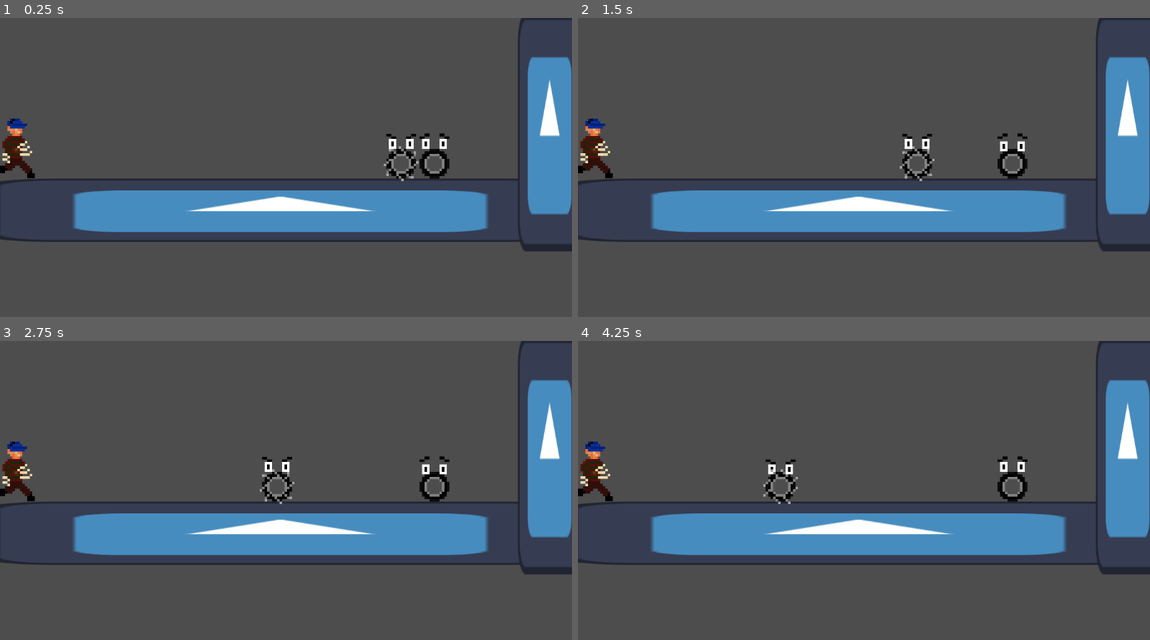
Above: before the commit, frames 1-4 (two rows, left to right).
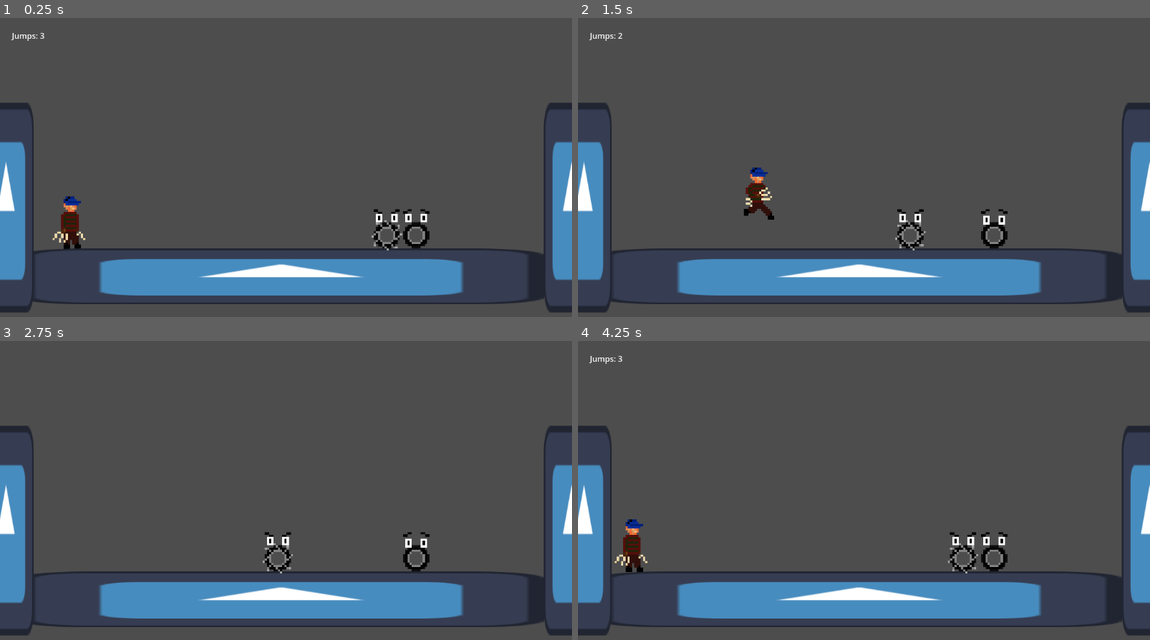
Above: after the commit, the same moments.

Repository: SamolasGit/GameJam
Game: Godot game, scene res://Scenes/Fase1.tscn
The game is run twice, just before and just after one commit, with the same random seed, the same clock (stepped at 60 frames per second) and the same inputs. The engine's default icon, where the game draws it, is replaced by a stand-in: a white triangle on a blue panel in a dark square.
Inputs:
- Up to frame 1 (0.25 s): no input
- Up to frame 2 (1.5 s): tap Space (Jump) at 0.6, 0.77, 1.07, 1.35 s
- Up to frame 3 (2.75 s): tap Space (Jump) at 1.52, 1.82, 2.1 s
- Up to frame 4 (4.25 s): tap Space (Jump) at 2.85, 3.02, 3.32, 3.6, 3.77, 4.07 s; tap R (restart_game, bound only after the commit) at 4.15 s

The runs differ from the first frame. In frame 1, 30% of the frame differs, in the area x 0-100%, y 0-99%; in frame 2, 30%; in frame 3, 30%; in frame 4, 30%.
Error before the commit: Parse Error: Identifier "EventBus" not declared in the current scope. (res://Scripts/Player.gd:13)

Commit message:
Mudanças no Sistema de arquivos, interface e mudanças em alguns scripts
Criada a interface do jogador, onde mostra os pulos
Organização dos arquivos
e algumas correções em alguns scripts

Diff:
--- a/Freddy/Scenes/Fase1.tscn
+++ b/Freddy/Scenes/Fase1.tscn
@@ -1,55 +1,57 @@
-[gd_scene load_steps=6 format=3 uid="uid://1jxl0xse20xd"]
+[gd_scene load_steps=7 format=3 uid="uid://1jxl0xse20xd"]
 
-[ext_resource type="PackedScene" uid="uid://y07evr6e4yfu" path="res://Scenes/Player.tscn" id="1_5f47c"]
-[ext_resource type="PackedScene" uid="uid://dbneco8wu7pen" path="res://Scenes/Pneu1.tscn" id="2_efxfq"]
-[ext_resource type="PackedScene" uid="uid://ssawnodud577" path="res://Scenes/PneuSpike.tscn" id="3_vby2f"]
+[ext_resource type="PackedScene" uid="uid://y07evr6e4yfu" path="res://actors/player/player.tscn" id="1_5f47c"]
+[ext_resource type="Script" path="res://Scenes/scene.gd" id="1_qxll3"]
+[ext_resource type="PackedScene" uid="uid://dbneco8wu7pen" path="res://actors/pneu/pneu.tscn" id="2_efxfq"]
+[ext_resource type="PackedScene" uid="uid://ssawnodud577" path="res://actors/pneu/pneu_spike/PneuSpike.tscn" id="3_vby2f"]
 [ext_resource type="Texture2D" uid="uid://b2njjcq8ecv40" path="res://Sprites/icon.svg" id="4_6tdug"]
 
 [sub_resource type="RectangleShape2D" id="RectangleShape2D_ikti2"]
 size = Vector2(1154, 20)
 
 [node name="World" type="Node2D"]
+script = ExtResource("1_qxll3")
 
 [node name="Camera2D" type="Camera2D" parent="."]
+position = Vector2(0, -161)
+zoom = Vector2(0.877, 0.877)
 
-[node name="CharacterBody2D" parent="." instance=ExtResource("1_5f47c")]
+[node name="player" parent="." instance=ExtResource("1_5f47c")]
 position = Vector2(-541, -81)
 scale = Vector2(5, 5)
 
-[node name="StaticBody2D" type="StaticBody2D" parent="."]
+[node name="ground" type="StaticBody2D" parent="."]
 
-[node name="CollisionShape2D" type="CollisionShape2D" parent="StaticBody2D"]
-position = Vector2(0, 10)
-shape = SubResource("RectangleShape2D_ikti2")
-
-[node name="StaticBody2D2" type="StaticBody2D" parent="."]
-
-[node name="CollisionShape2D" type="CollisionShape2D" parent="StaticBody2D2"]
-position = Vector2(478, 28)
-rotation = 1.5708
-shape = SubResource("RectangleShape2D_ikti2")
-
-[node name="CollisionShape2D2" type="CollisionShape2D" parent="StaticBody2D2"]
-position = Vector2(-590, 10)
-rotation = 1.5708
-shape = SubResource("RectangleShape2D_ikti2")
-
-[node name="Tileset" type="Node2D" parent="."]
-
-[node name="Icon" type="Sprite2D" parent="Tileset"]
+[node name="Icon" type="Sprite2D" parent="ground"]
 position = Vector2(-11, 64)
 scale = Vector2(9.4375, 1)
 texture = ExtResource("4_6tdug")
 
-[node name="Icon2" type="Sprite2D" parent="Tileset"]
-position = Vector2(531, -94)
+[node name="CollisionShape2D" type="CollisionShape2D" parent="ground"]
+position = Vector2(0, 10)
+shape = SubResource("RectangleShape2D_ikti2")
+
+[node name="walls" type="StaticBody2D" parent="."]
+
+[node name="Icon2" type="Sprite2D" parent="walls"]
+position = Vector2(656, -94)
 scale = Vector2(1, 3.76563)
 texture = ExtResource("4_6tdug")
 
-[node name="Icon3" type="Sprite2D" parent="Tileset"]
+[node name="Icon3" type="Sprite2D" parent="walls"]
 position = Vector2(-643, -94)
 scale = Vector2(1, 3.76563)
 texture = ExtResource("4_6tdug")
+
+[node name="CollisionShape2D" type="CollisionShape2D" parent="walls"]
+position = Vector2(593, 28)
+rotation = 1.5708
+shape = SubResource("RectangleShape2D_ikti2")
+
+[node name="CollisionShape2D2" type="CollisionShape2D" parent="walls"]
+position = Vector2(-590, 10)
+rotation = 1.5708
+shape = SubResource("RectangleShape2D_ikti2")
 
 [node name="Inimigo" type="Node2D" parent="."]
 
--- a/Freddy/Scenes/Pneu1.gd
+++ /dev/null
@@ -1,7 +0,0 @@
-extends AnimatedSprite2D
-
-
-func die():
-	play("Death")
-func _on_animation_finished():
-	queue_free()
--- /dev/null
+++ b/Freddy/Scenes/scene.gd
@@ -0,0 +1,5 @@
+extends Node2D
+
+func _unhandled_input(event: InputEvent) -> void:
+	if event.is_action_pressed("restart_game"):
+		get_tree().reload_current_scene()
--- a/Freddy/Scripts/Player.gd
+++ /dev/null
@@ -1,38 +0,0 @@
-extends CharacterBody2D
-
-@export var JumpCount = 3
-@export var Speed = 200
-@export var JumpVelocity = -500.0
-var dir = 1
-var gravity = 980
-@onready var Animator: AnimatedSprite2D = $AnimatedSprite2D
-
-signal pneu_furado
-
-func _ready() -> void:
-	pneu_furado.connect(EventBus.checar_pneus)
-
-func _physics_process(delta):
-	if is_on_wall():
-		dir *= -1
-		Animator.flip_h = !Animator.flip_h
-	velocity.x = dir * Speed
-	if is_on_floor():
-		Animator.play("Walk")
-		_jump()
-	else:
-		velocity.y += gravity * delta
-		Animator.play("Jump")
-	move_and_slide()
-
-func _jump():
-	if JumpCount == 0 or not Input.is_action_just_pressed("Jump"): return
-	velocity.y += JumpVelocity
-	JumpCount -= 1
-
-func _on_area_2d_body_entered(body):
-	if body.is_in_group("Killable"):
-		body.queue_free()
-		pneu_furado.emit()
-	elif body.is_in_group("Spike"):
-		queue_free()
--- a/Freddy/Scripts/PneuSpike.gd
+++ /dev/null
@@ -1,14 +0,0 @@
-extends CharacterBody2D
-
-const SPEED = 100
-const JUMP_VELOCITY = -400.0
-var gravity = 980
-var dir = 1
-
-func _physics_process(delta):
-	if is_on_wall():
-		dir *= -1
-	velocity.x = dir * SPEED
-	if !is_on_floor():
-		velocity.y += gravity * delta
-	move_and_slide()
--- a/Freddy/Scripts/Porta.gd
+++ /dev/null
@@ -1,12 +0,0 @@
-extends StaticBody2D
-@onready var _collision: CollisionShape2D = $CollisionShape2D
-@onready var _sprite: Sprite2D = $Sprite2D
-
-func _ready() -> void:
-	EventBus.sem_pneus.connect(_abrir)
-
-func _abrir():
-	#Desativa a colisão
-	_collision.disabled = true
-	#Enquanto não há um sprite da porta aberta, muda apenas a escala dela
-	_sprite.scale.x = 0.383
--- a/Freddy/Player/Scripts/Player.gd
+++ b/Freddy/actors/player/player.gd
@@ -1,4 +1,5 @@
 extends CharacterBody2D
+class_name Player
 
 var JumpCount = 3
 const SPEED = 200
@@ -6,6 +7,11 @@
 var dir = 1
 var gravity = 980
 @onready var Animator = $AnimatedSprite2D
+
+signal pulou
+
+func _ready() -> void:
+	pulou.emit()
 
 func _physics_process(delta):
 	if is_on_wall():
@@ -17,16 +23,14 @@
 		Animator.play("Jump")
 	else:
 		Animator.play("Walk")
-	if is_on_floor() and Input.is_action_just_pressed("Jump") and JumpCount > 0:
-		velocity.y += JUMP_VELOCITY
-		JumpCount -= 1
+		if Input.is_action_just_pressed("Jump") and JumpCount > 0:
+			velocity.y += JUMP_VELOCITY
+			JumpCount -= 1
+			pulou.emit()
 	move_and_slide()
-
-
 
 func _on_area_2d_body_entered(body):
 	if body.is_in_group("Killable"):
-		body.get_parent().die()
-
+		body.die()
 	elif body.is_in_group("Spike"):
 		queue_free()
--- a/Freddy/Player/Player.tscn
+++ b/Freddy/actors/player/player.tscn
@@ -1,7 +1,8 @@
-[gd_scene load_steps=9 format=3 uid="uid://y07evr6e4yfu"]
+[gd_scene load_steps=10 format=3 uid="uid://y07evr6e4yfu"]
 
-[ext_resource type="Script" path="res://Scripts/Player.gd" id="1_6rv22"]
-[ext_resource type="Texture2D" uid="uid://cg3dojvw3vfgy" path="res://Sprites/FreddyWalk.png" id="2_fe11o"]
+[ext_resource type="Script" path="res://actors/player/player.gd" id="1_2wacs"]
+[ext_resource type="Texture2D" uid="uid://cg3dojvw3vfgy" path="res://actors/player/FreddyWalk.png" id="2_fe11o"]
+[ext_resource type="Script" path="res://actors/player/player_ui.gd" id="3_64g4g"]
 
 [sub_resource type="AtlasTexture" id="AtlasTexture_sgaco"]
 atlas = ExtResource("2_fe11o")
@@ -49,8 +50,8 @@
 [sub_resource type="RectangleShape2D" id="RectangleShape2D_w2306"]
 size = Vector2(14, 24)
 
-[node name="CharacterBody2D" type="CharacterBody2D" groups=["Player"]]
-script = ExtResource("1_6rv22")
+[node name="player" type="CharacterBody2D" groups=["Player"]]
+script = ExtResource("1_2wacs")
 
 [node name="AnimatedSprite2D" type="AnimatedSprite2D" parent="."]
 texture_filter = 1
@@ -69,4 +70,33 @@
 scale = Vector2(0.99, 0.99)
 shape = SubResource("RectangleShape2D_w2306")
 
+[node name="player_ui" type="CanvasLayer" parent="."]
+layer = 2
+script = ExtResource("3_64g4g")
+
+[node name="Control" type="Control" parent="player_ui"]
+layout_mode = 3
+anchors_preset = 15
+anchor_right = 1.0
+anchor_bottom = 1.0
+grow_horizontal = 2
+grow_vertical = 2
+
+[node name="margin" type="MarginContainer" parent="player_ui/Control"]
+layout_mode = 1
+anchors_preset = 15
+anchor_right = 1.0
+anchor_bottom = 1.0
+grow_horizontal = 2
+grow_vertical = 2
+theme_override_constants/margin_left = 24
+theme_override_constants/margin_top = 24
+
+[node name="container" type="VBoxContainer" parent="player_ui/Control/margin"]
+layout_mode = 2
+
+[node name="jumps" type="Label" parent="player_ui/Control/margin/container"]
+layout_mode = 2
+text = "JUMPS: "
+
 [connection signal="body_entered" from="Area2D" to="." method="_on_area_2d_body_entered"]
--- /dev/null
+++ b/Freddy/actors/player/player_ui.gd
@@ -0,0 +1,10 @@
+extends CanvasLayer
+
+@onready var jumps: Label = $Control/margin/container/jumps
+@onready var player: Player = get_parent()
+
+func _ready() -> void:
+	player.pulou.connect(jump_text)
+
+func jump_text():
+	jumps.text = "Jumps: %s" % player.JumpCount
--- /dev/null
+++ b/Freddy/actors/pneu/pneu.gd
@@ -0,0 +1,8 @@
+extends CharacterBody2D
+@onready var animation: AnimatedSprite2D = $AnimatedSprite2D
+
+func die():
+	animation.play("Death")
+
+func end_animation() -> void:
+	queue_free()
--- a/Freddy/Scenes/Pneu1.tscn
+++ b/Freddy/actors/pneu/pneu.tscn
@@ -1,7 +1,10 @@
 [gd_scene load_steps=14 format=3 uid="uid://dbneco8wu7pen"]
 
-[ext_resource type="Texture2D" uid="uid://c7dodllevf47a" path="res://Sprites/Pneu.png" id="1_8g0m4"]
-[ext_resource type="Script" path="res://Scenes/Pneu1.gd" id="2_yemul"]
+[ext_resource type="Texture2D" uid="uid://c7dodllevf47a" path="res://actors/pneu/Pneu.png" id="1_8g0m4"]
+[ext_resource type="Script" path="res://actors/pneu/pneu.gd" id="2_yemul"]
+
+[sub_resource type="RectangleShape2D" id="RectangleShape2D_pu56h"]
+size = Vector2(61, 75.9)
 
 [sub_resource type="AtlasTexture" id="AtlasTexture_thljs"]
 atlas = ExtResource("1_8g0m4")
@@ -79,10 +82,14 @@
 "speed": 6.0
 }]
 
-[sub_resource type="RectangleShape2D" id="RectangleShape2D_pu56h"]
-size = Vector2(12, 12.1)
+[node name="pneu" type="CharacterBody2D" groups=["Killable"]]
+script = ExtResource("2_yemul")
 
-[node name="AnimatedSprite2D" type="AnimatedSprite2D"]
+[node name="CollisionShape2D" type="CollisionShape2D" parent="."]
+position = Vector2(-5.5, 4.95)
+shape = SubResource("RectangleShape2D_pu56h")
+
+[node name="AnimatedSprite2D" type="AnimatedSprite2D" parent="."]
 texture_filter = 1
 scale = Vector2(5, 5)
 sprite_frames = SubResource("SpriteFrames_csyvd")
@@ -90,15 +97,5 @@
 autoplay = "PneuIdle"
 frame = 2
 frame_progress = 1.0
-script = ExtResource("2_yemul")
 
-[node name="StaticBody2D" type="StaticBody2D" parent="." groups=["Killable"]]
-
-[node name="CollisionShape2D" type="CollisionShape2D" parent="StaticBody2D"]
-position = Vector2(-1, 2.45)
-shape = SubResource("RectangleShape2D_pu56h")
-
-[node name="Timer" type="Timer" parent="."]
-
-[connection signal="animation_finished" from="." to="." method="_on_animation_finished"]
-[connection signal="timeout" from="Timer" to="." method="_on_timer_timeout"]
+[connection signal="animation_finished" from="AnimatedSprite2D" to="." method="end_animation"]
--- a/Freddy/Scenes/PneuSpike.tscn
+++ b/Freddy/actors/pneu/pneu_spike/PneuSpike.tscn
@@ -1,7 +1,7 @@
 [gd_scene load_steps=11 format=3 uid="uid://ssawnodud577"]
 
-[ext_resource type="Script" path="res://Player/Scripts/PneuSpike.gd" id="1_qh88c"]
-[ext_resource type="Texture2D" uid="uid://c7dodllevf47a" path="res://Sprites/Pneu.png" id="1_ukmbd"]
+[ext_resource type="Script" path="res://actors/pneu/pneu_spike/PneuSpike.gd" id="1_7hyhd"]
+[ext_resource type="Texture2D" uid="uid://c7dodllevf47a" path="res://actors/pneu/Pneu.png" id="1_ukmbd"]
 
 [sub_resource type="RectangleShape2D" id="RectangleShape2D_a1ntb"]
 size = Vector2(12, 12.0279)
@@ -57,7 +57,7 @@
 }]
 
 [node name="CharacterBody2D" type="CharacterBody2D" groups=["Spike"]]
-script = ExtResource("1_qh88c")
+script = ExtResource("1_7hyhd")
 
 [node name="CollisionShape2D" type="CollisionShape2D" parent="."]
 position = Vector2(-1, 2.2545)
--- a/Freddy/project.godot
+++ b/Freddy/project.godot
@@ -15,6 +15,10 @@
 config/features=PackedStringArray("4.2", "Forward Plus")
 config/icon="res://Sprites/icon.svg"
 
+[autoload]
+
+EventBus="*res://Singleton/EventBus.gd"
+
 [input]
 
 Jump={
@@ -22,3 +26,12 @@
 "events": [Object(InputEventKey,"resource_local_to_scene":false,"resource_name":"","device":-1,"window_id":0,"alt_pressed":false,"shift_pressed":false,"ctrl_pressed":false,"meta_pressed":false,"pressed":false,"keycode":0,"physical_keycode":32,"key_label":0,"unicode":32,"echo":false,"script":null)
 ]
 }
+restart_game={
+"deadzone": 0.5,
+"events": [Object(InputEventKey,"resource_local_to_scene":false,"resource_name":"","device":-1,"window_id":0,"alt_pressed":false,"shift_pressed":false,"ctrl_pressed":false,"meta_pressed":false,"pressed":false,"keycode":0,"physical_keycode":82,"key_label":0,"unicode":114,"echo":false,"script":null)
+]
+}
+
+[rendering]
+
+renderer/rendering_method="gl_compatibility"
Renamed: Freddy/Sprites/FreddyWalk.png -> Freddy/actors/player/FreddyWalk.png
Not shown, changed: Freddy/actors/player/FreddyWalk.png.import
Renamed: Freddy/Sprites/Pneu.png -> Freddy/actors/pneu/Pneu.png
Not shown, changed: Freddy/actors/pneu/Pneu.png.import
Renamed: Freddy/Player/Scripts/PneuSpike.gd -> Freddy/actors/pneu/pneu_spike/PneuSpike.gd
Empty file added: Freddy/actors/porta/Porta.gd
Renamed: Freddy/Scenes/Porta.tscn -> Freddy/actors/porta/Porta.tscn
